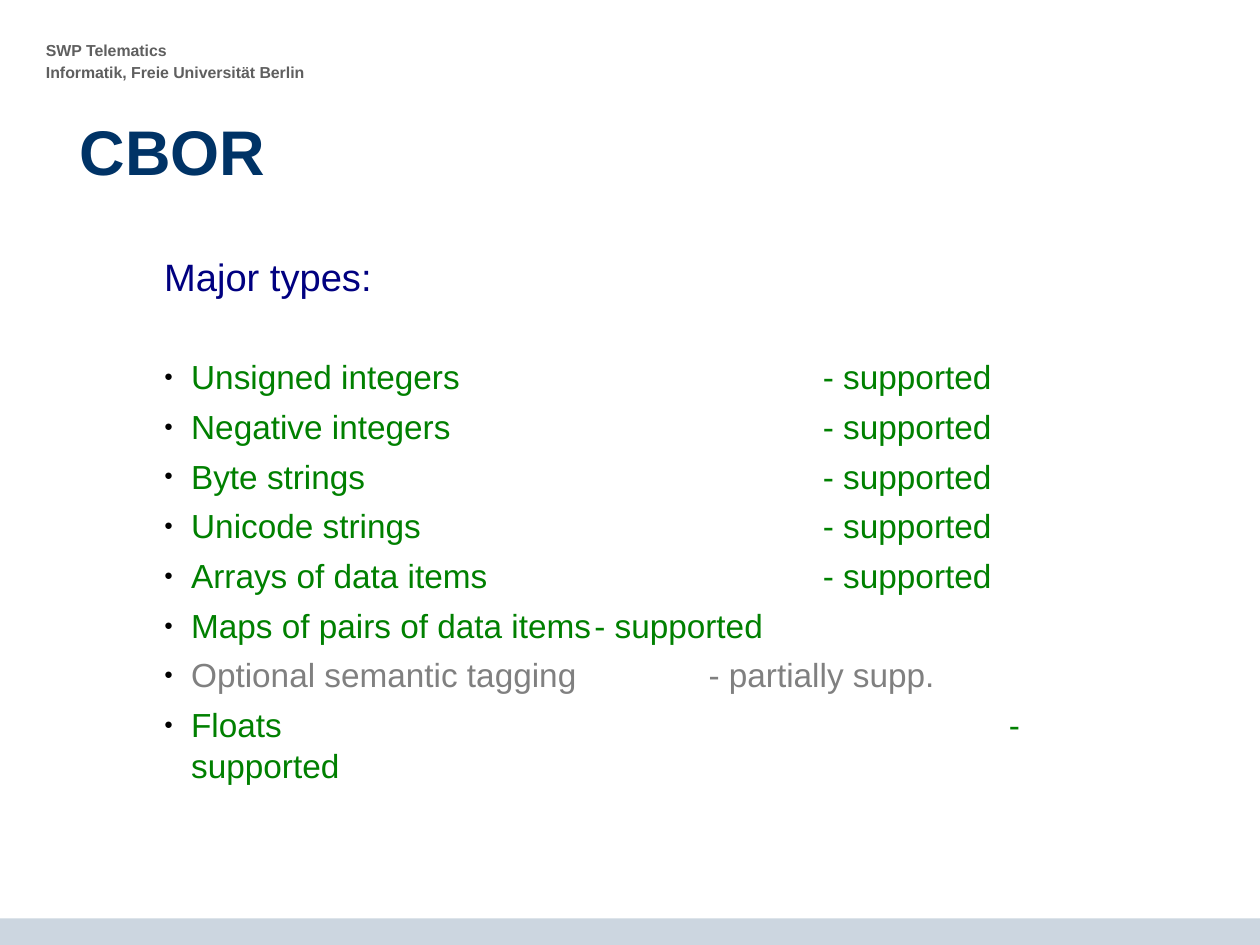
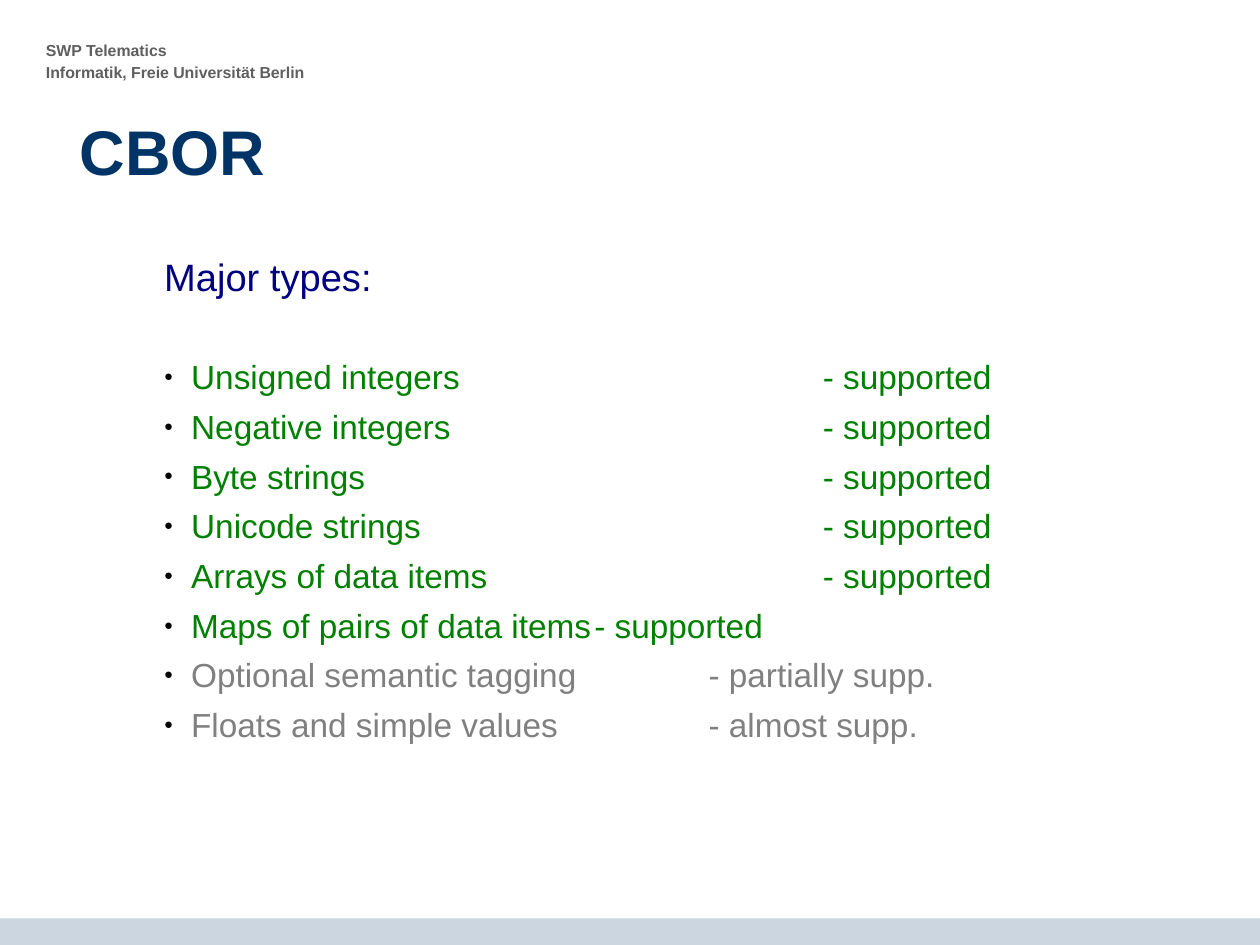
Before and after one commit to krf/cbor-for-riot, a slide deck: slide 6 of CBOR-Presentation_2014-07-15_final_presentation_v5.odp. Drawn at 1260x945 pixels with LibreOffice and Linux fonts; fonts in the diff are those of the drawing; background and template pictures are left out. Boxes give left, top, right and bottom in pixels: in the first picture for what was removed or moved away, otherwise in the second. Text is boxed around its words. In the diff, an @@ line names an element or a change of style, - is before the commit and + after.

Commit message:
Update presentation

```diff
--- a/CBOR-Presentation_2014-07-15_final_presentation_v5.odp
+++ b/CBOR-Presentation_2014-07-15_final_presentation_v5.odp
@@ text at (x1=191, y1=713, x2=917, y2=743): text changed; text colour #008000 to #808080 @@
-  ● Floats - supported
+  ● Floats and simple values - almost supp.
```
